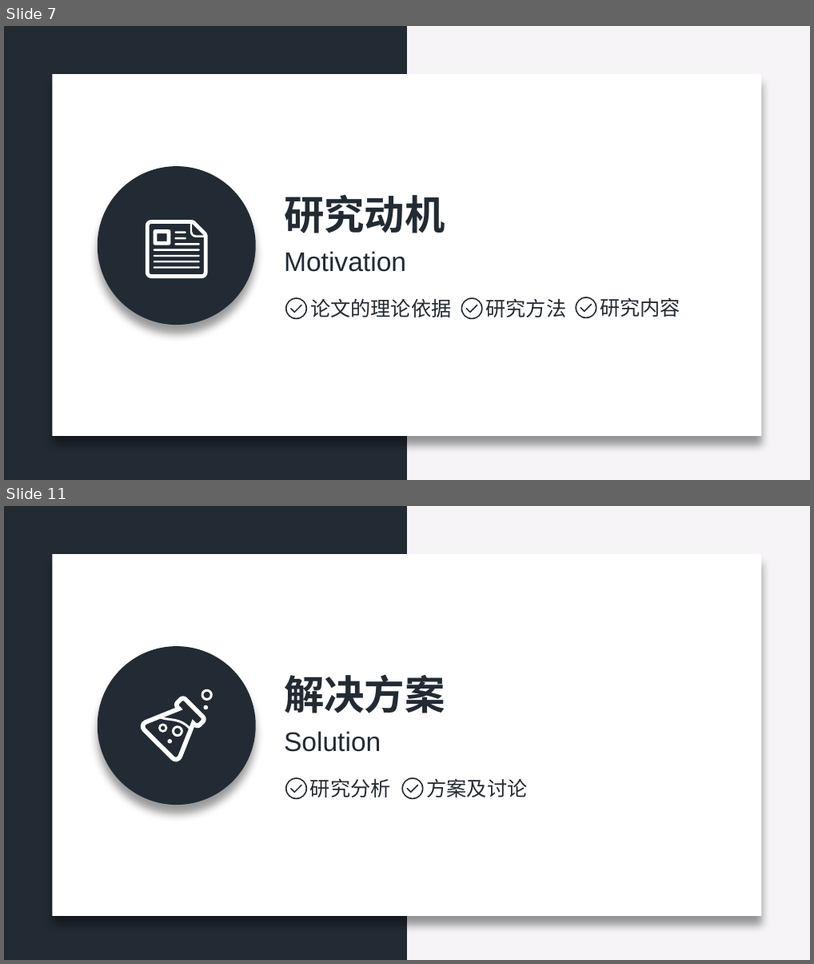
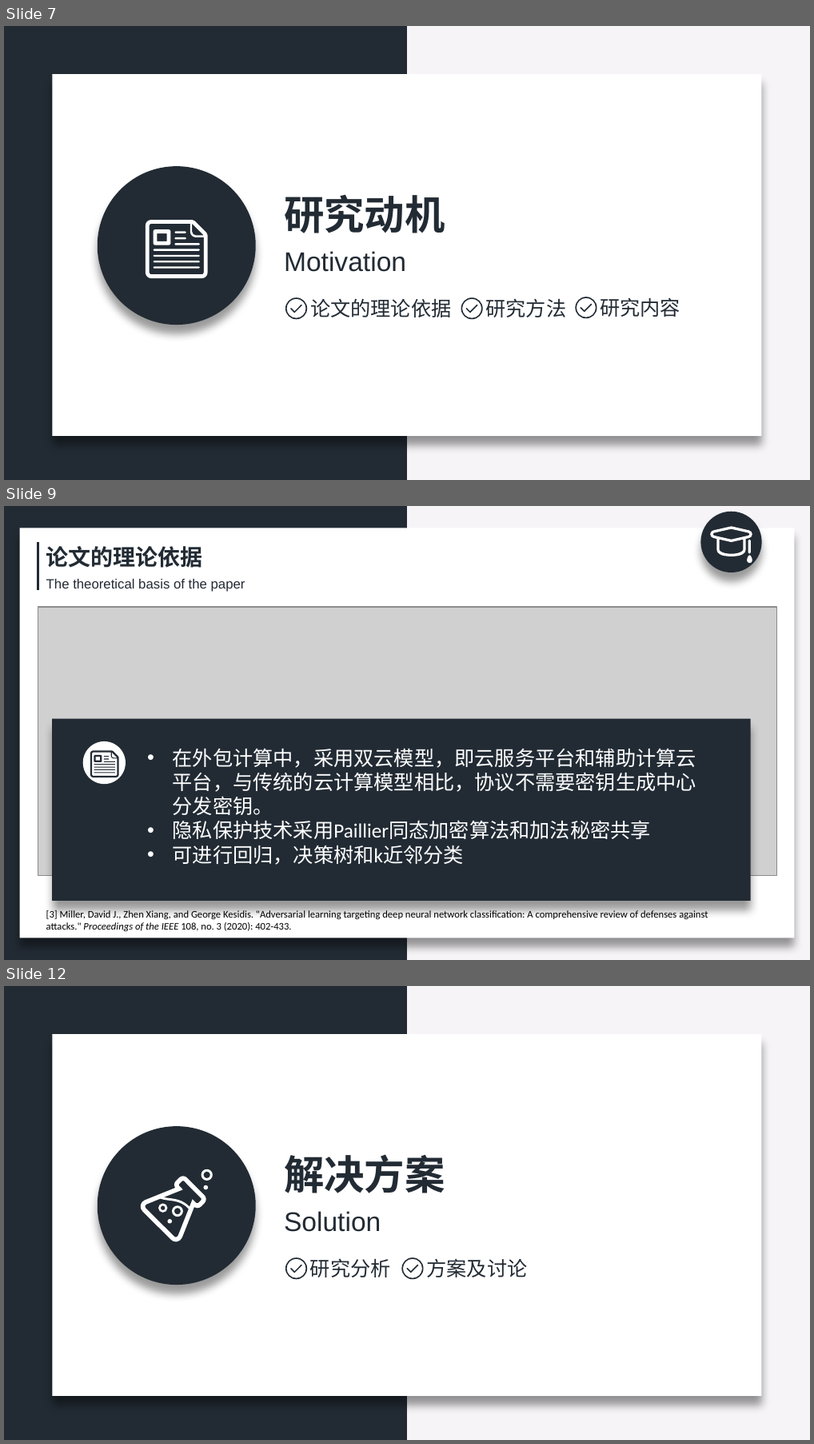
Before and after one commit to zeemeil/zeemeil.github.io, a slide deck: files/doctoral_dissertation_proposal.pptx. Shown one above the other, each under a label of ours: slides 7 and 11 before the commit, slides 7, 9 and 12 after it; the slides between them are not shown. The pictures are 814x964 and 814x1444 pixels, drawn with LibreOffice and Linux fonts; fonts in the diff are those of the drawing; grey boxes stand for pictures. Boxes give left, top, right and bottom in pixels: in the first picture for what was removed or moved away, otherwise in the second. Text is boxed around its words. In the diff, an @@ line names an element or a change of style, - is before the commit and + after.

```diff
--- a/files/doctoral_dissertation_proposal.pptx
+++ b/files/doctoral_dissertation_proposal.pptx
@@ slide 9 added at [4,506,810,960], background #F6F4F7; not listed: 1 template element that a slide beside it also shows @@
@@ rectangle added at [20,528,795,937], fill #FFFFFF @@
@@ line added from (38, 542) to (38, 591), #222B34 2.25 pt @@
@@ text added at [46,546,203,568], 20 pt, text #222B34, bold @@
+论文的理论依据
@@ group added at [701,512,762,573]: 3 freeform shapes, 1 ellipse @@
@@ text added at [46,579,246,592], 12 pt, text #222B34 @@
+The theoretical basis of the paper
@@ picture added at [38,607,778,876] @@
@@ rectangle added at [52,719,751,901], fill #222B34 @@
@@ group added at [83,741,126,784]: 9 freeform shapes, 1 ellipse @@
@@ text added at [173,748,697,864], 18 pt, text #FFFFFF @@
+• 在外包计算中，采用双云模型，即云服务平台和辅助计算云平台，与传统的云计算模型相比，协议不需要密钥生成中心分发密钥。
+• 隐私保护技术采用Paillier同态加密算法和加法秘密共享
+• 可进行回归，决策树和k近邻分类
@@ text added at [46,909,708,931], 9 pt, text #000000 @@
+[3] Miller, David J., Zhen Xiang, and George Kesidis. "Adversarial learning targeting deep neural network classification: A comprehensive review of defenses against attacks." Proceedings of the IEEE 108, no. 3 (2020): 402-433.
@@ what was slide 11 is now slide 12 @@
```
Also in this commit, not shown: 3 slides changed, 4 other slides added, 4 slides removed, 2 other files.
